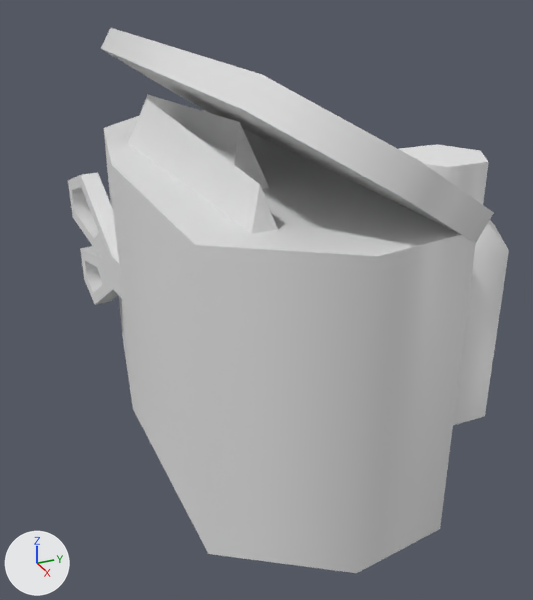
Renders of the Blender file Assets/Blends/pickup-medkit-medium.blend from each side of a commit.
Before and after are seen from a 50 mm lens placed at (0.555, -0.245, 0.247), pointed at (0.023, -0.006, -0.019). The axes (+X, +Y, +Z) are drawn at lower left. The lights are the same throughout. Materials are left out; every surface is plain grey.

In view in the first picture: 'pickup-medkit-medium'.
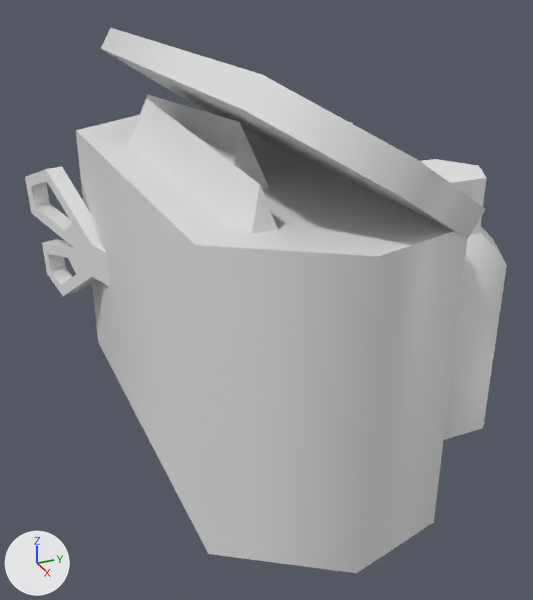
Where the change shows, as pixel boxes (x1, y1, x2, y2) in the pictures (533 x 600 px; the box of a moved part takes in the faces that stretch with it):
'pickup-medkit-medium', reshaped (9% wider): before (68, 28, 509, 573); after (25, 28, 507, 573)
part 1 of me_pickup_medkit_medium, moved or reshaped: before (68, 173, 123, 305); after (25, 166, 110, 296)
part 2 of me_pickup_medkit_medium, moved or reshaped: before (399, 144, 509, 425); after (421, 159, 507, 440)
part 3 of me_pickup_medkit_medium, moved or reshaped: before (102, 49, 494, 573); after (76, 49, 485, 573)

The edits, one by one:
me_pickup_medkit_medium is used by ob_pickup_medkit_medium; location (0.0, 0.0, 0.0); rotation (1.571, 0.0, 0.0), in degrees (90, 0, 0).
me_pickup_medkit_medium had 130 vertices, 112 faces and spanned x -0.233..0.233, y -0.131..0.192, z -0.154..0.128.
me_pickup_medkit_medium now has 126 vertices, 110 faces and spans x -0.237..0.233, y -0.131..0.192, z -0.154..0.166.
me_pickup_medkit_medium part 1: the loose piece of 42 vertices spanning x -0.201..-0.037, y -0.072..0.063, z 0.097..0.128 is turned 12.4 degrees about the y axis through its middle, then moved by (-0.038, 0.0, 0.021).
me_pickup_medkit_medium part 2: the loose piece of 24 vertices spanning x 0.063..0.165, y -0.088..0.118, z -0.154..-0.036 is moved by (0.0, -0.012, 0.0).
Part 3, on me_pickup_medkit_medium:
14 vertices are removed from x -0.22..0.22, y -0.131..0.11, z -0.056..0.119.
20 faces are deleted.
10 vertices are added at x -0.213..0.213, y -0.131..0.11, z -0.056..0.119.
18 new faces join them, smooth.
